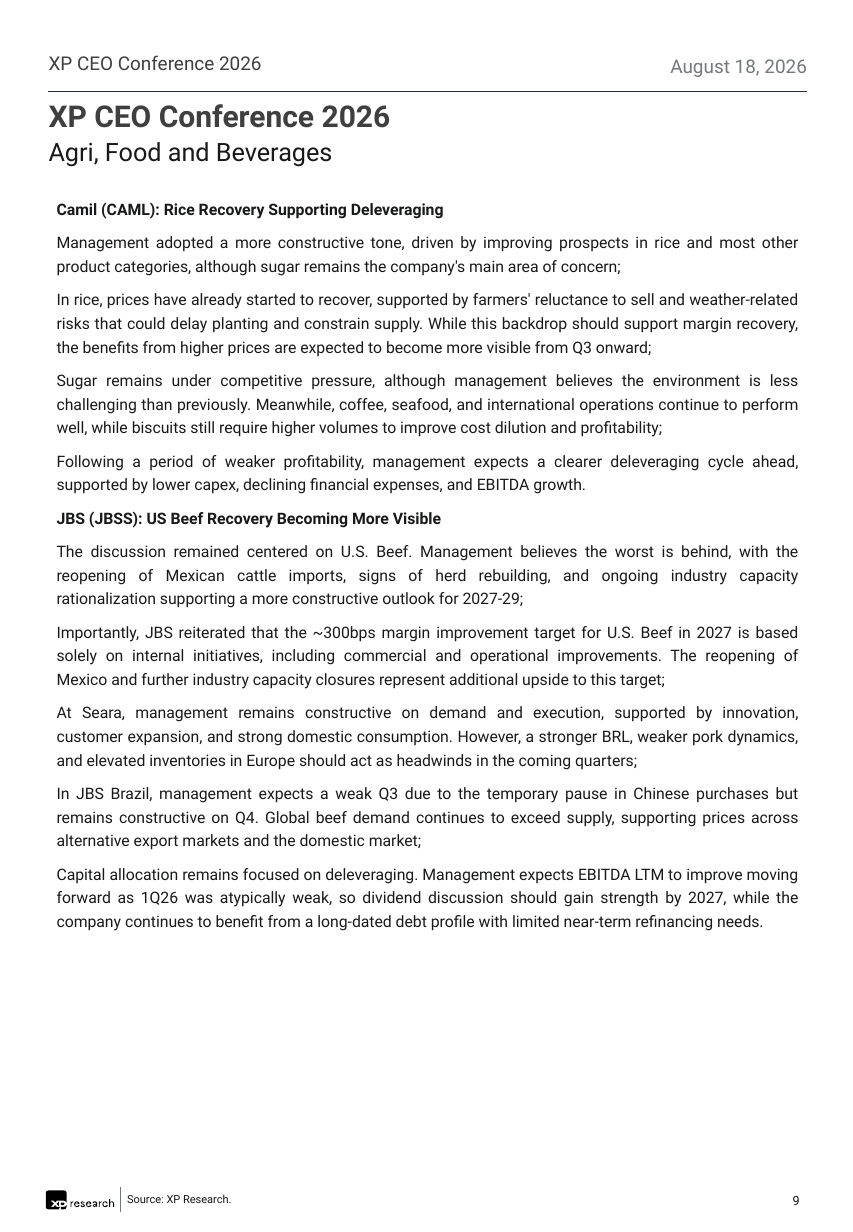
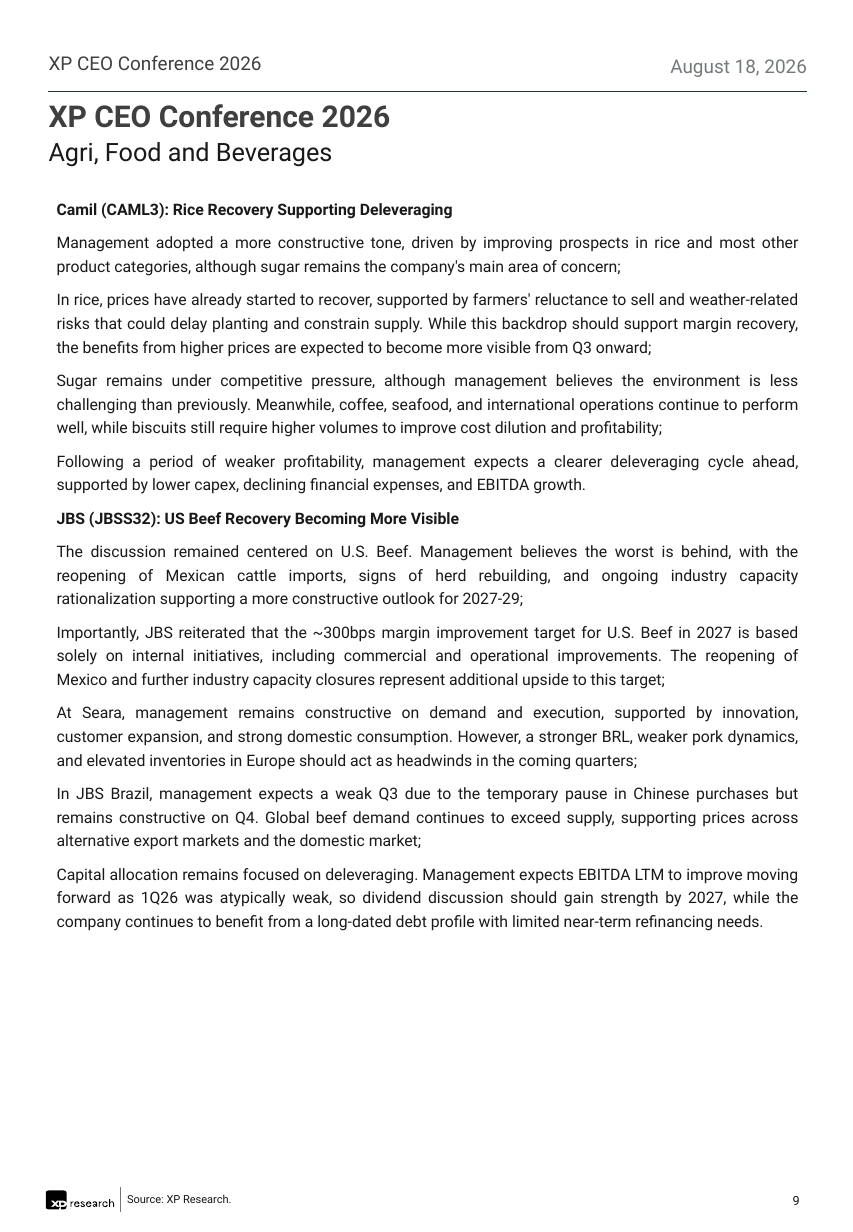
Before and after one commit to CaioLSouza/datasets, a slide deck: slide 9 of ceo_conference_2026/Feedback XP CEO Conference 2026.pptx. Drawn at 853x1232 pixels with LibreOffice and Linux fonts; fonts in the diff are those of the drawing. Boxes give left, top, right and bottom in pixels: in the first picture for what was removed or moved away, otherwise in the second. Text is boxed around its words. In the diff, an @@ line names an element or a change of style, - is before the commit and + after.

```diff
--- a/ceo_conference_2026/Feedback XP CEO Conference 2026.pptx
+++ b/ceo_conference_2026/Feedback XP CEO Conference 2026.pptx
@@ text at [57, 202, 453, 219]: text changed @@
-Camil (CAML): Rice Recovery Supporting Deleveraging
+Camil (CAML3): Rice Recovery Supporting Deleveraging
@@ text at [57, 511, 459, 528]: text changed @@
-JBS (JBSS): US Beef Recovery Becoming More Visible
+JBS (JBSS32): US Beef Recovery Becoming More Visible
```
Also in this commit, not shown: 16 other slides changed.
